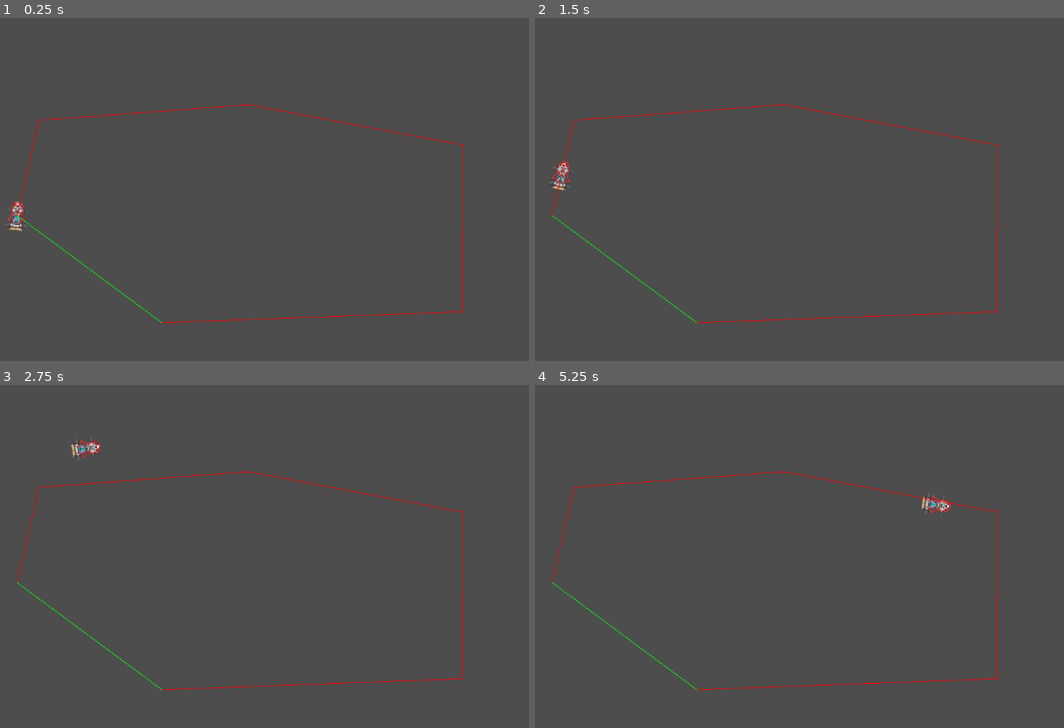
Above: before the commit, frames 1-4 (two rows, left to right).
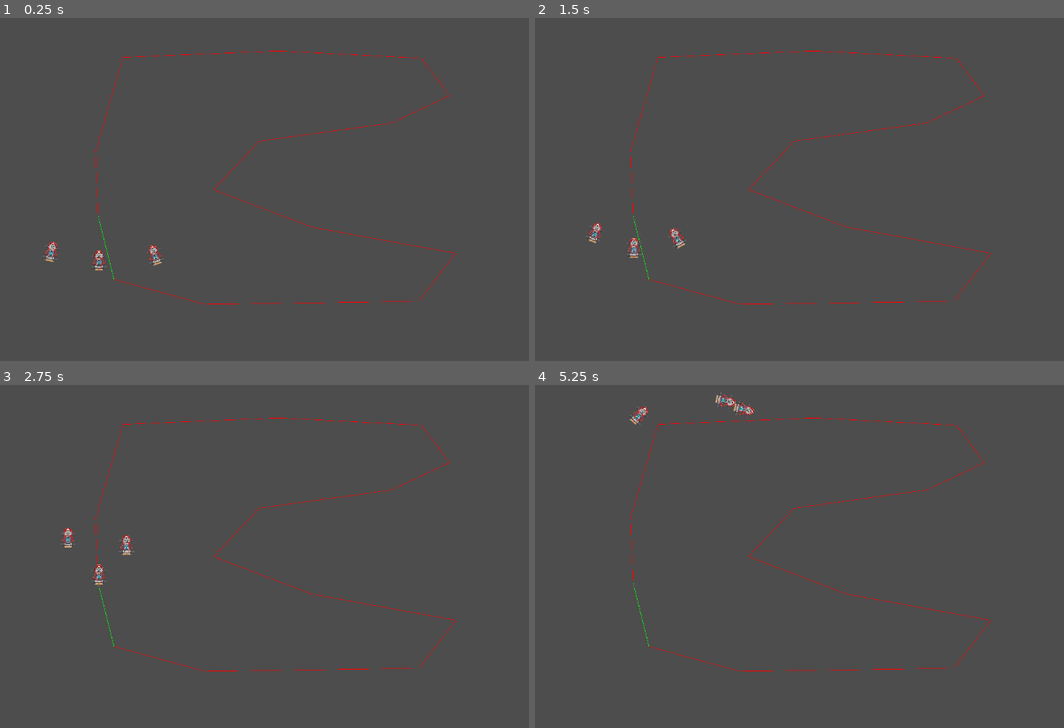
Above: after the commit, the same moments.

Repository: prathamshah2207/LudumDare56-Tiny_Racing
Game: Godot game, scene res://Scenes/bot_test_scene.tscn
The game is run twice, just before and just after one commit, with the same random seed, the same clock (stepped at 60 frames per second) and the same inputs.
Inputs:
- Up to frame 1 (0.25 s): no input
- Up to frame 2 (1.5 s): no input
- Up to frame 3 (2.75 s): no input
- Up to frame 4 (5.25 s): no input

The runs differ from the first frame. In frame 1, 1.7% of the frame differs, in the area x 1-88%, y 9-89%; in frame 2, 1.7%; in frame 3, 1.8%, in the area x 3-88%, y 9-89%; in frame 4, 1.8%.

Commit message:
Pratham: Changed the working system of bots where they now try to be close to the waypoints and they compete better and drift better

Diff:
--- a/Scenes/ai_bot.tscn
+++ b/Scenes/ai_bot.tscn
@@ -4,12 +4,15 @@
 [ext_resource type="Script" path="res://Scripts/ai_bot.gd" id="1_koa2u"]
 
 [sub_resource type="PhysicsMaterial" id="PhysicsMaterial_6nvfs"]
+bounce = 1.2
 
 [sub_resource type="RectangleShape2D" id="RectangleShape2D_ldwdx"]
 size = Vector2(70, 92)
 
 [node name="AIBot" type="RigidBody2D"]
 physics_material_override = SubResource("PhysicsMaterial_6nvfs")
+center_of_mass_mode = 1
+center_of_mass = Vector2(0, 30)
 contact_monitor = true
 max_contacts_reported = 5
 linear_damp_mode = 1
@@ -17,7 +20,10 @@
 angular_damp_mode = 1
 angular_damp = 10.0
 script = ExtResource("1_koa2u")
-turn_speed = 4.0
+acceleration = 100.0
+turn_speed = 7.5
+drift_multiplier = 1.3
+min_distance_to_reach_waypoint = 10.0
 
 [node name="Sprite2D" type="Sprite2D" parent="."]
 texture_filter = 1
--- a/Scenes/bot_test_scene.tscn
+++ b/Scenes/bot_test_scene.tscn
@@ -2,15 +2,12 @@
 
 [ext_resource type="PackedScene" uid="uid://dyj0vxtdewvf4" path="res://Scenes/ai_bot.tscn" id="1_o1dyd"]
 [ext_resource type="PackedScene" uid="uid://chv831vy0bxmg" path="res://Scenes/waypoint_manager.tscn" id="2_rtadq"]
-[ext_resource type="PackedScene" uid="uid://br8yilt84jai3" path="res://Scenes/waypoint_node.tscn" id="3_1yrk8"]
+[ext_resource type="PackedScene" uid="uid://br8yilt84jai3" path="res://Scenes/line_node.tscn" id="3_1yrk8"]
 
 [node name="Bot_TestScene" type="Node2D"]
 
-[node name="Camera2D" type="Camera2D" parent="."]
-zoom = Vector2(0.5, 0.5)
-
 [node name="AIBot" parent="." instance=ExtResource("1_o1dyd")]
-position = Vector2(-881, 0)
+position = Vector2(-1104, 165)
 
 [node name="WaypointManager" parent="." instance=ExtResource("2_rtadq")]
 
@@ -18,16 +15,49 @@
 position = Vector2(-880, 0)
 
 [node name="WaypointNode2" parent="WaypointManager" instance=ExtResource("3_1yrk8")]
-position = Vector2(-809, -311)
+position = Vector2(-892, -298)
 
 [node name="WaypointNode3" parent="WaypointManager" instance=ExtResource("3_1yrk8")]
-position = Vector2(-125, -362)
+position = Vector2(-764, -738)
 
 [node name="WaypointNode4" parent="WaypointManager" instance=ExtResource("3_1yrk8")]
-position = Vector2(574, -230)
+position = Vector2(-39, -768)
+
+[node name="WaypointNode7" parent="WaypointManager" instance=ExtResource("3_1yrk8")]
+position = Vector2(626, -734)
+
+[node name="WaypointNode8" parent="WaypointManager" instance=ExtResource("3_1yrk8")]
+position = Vector2(756, -559)
+
+[node name="WaypointNode9" parent="WaypointManager" instance=ExtResource("3_1yrk8")]
+position = Vector2(487, -432)
+
+[node name="WaypointNode10" parent="WaypointManager" instance=ExtResource("3_1yrk8")]
+position = Vector2(-130, -347)
+
+[node name="WaypointNode11" parent="WaypointManager" instance=ExtResource("3_1yrk8")]
+position = Vector2(-342, -121)
+
+[node name="WaypointNode12" parent="WaypointManager" instance=ExtResource("3_1yrk8")]
+position = Vector2(116, 54)
+
+[node name="WaypointNode13" parent="WaypointManager" instance=ExtResource("3_1yrk8")]
+position = Vector2(786, 176)
 
 [node name="WaypointNode5" parent="WaypointManager" instance=ExtResource("3_1yrk8")]
-position = Vector2(570, 314)
+position = Vector2(614, 400)
 
 [node name="WaypointNode6" parent="WaypointManager" instance=ExtResource("3_1yrk8")]
-position = Vector2(-408, 350)
+position = Vector2(-382, 414)
+
+[node name="WaypointNode14" parent="WaypointManager" instance=ExtResource("3_1yrk8")]
+position = Vector2(-806, 298)
+
+[node name="Camera2D" type="Camera2D" parent="."]
+zoom = Vector2(0.35, 0.35)
+
+[node name="AIBot2" parent="." instance=ExtResource("1_o1dyd")]
+position = Vector2(-876, 207)
+
+[node name="AIBot3" parent="." instance=ExtResource("1_o1dyd")]
+position = Vector2(-607, 180)
--- a/Scenes/waypoint_node.tscn
+++ b/Scenes/line_node.tscn
@@ -2,5 +2,9 @@
 
 [ext_resource type="Script" path="res://Scripts/waypoint_node.gd" id="1_cdmpe"]
 
-[node name="WaypointNode" type="Node2D"]
+[node name="LineNode" type="Node2D"]
 script = ExtResource("1_cdmpe")
+
+[node name="Line2D" type="Line2D" parent="."]
+points = PackedVector2Array(-150, 0, 150, 0)
+width = 5.0
--- a/Scripts/ai_bot.gd
+++ b/Scripts/ai_bot.gd
@@ -1,10 +1,11 @@
 extends RigidBody2D
 
-@export var speed := 500.0  # Max speed
-@export var acceleration := 200.0  # How fast it accelerates to max speed
+@export var speed := randf_range(400.0, 600.0)  # Max speed
+@export var acceleration := randf_range(150.0, 250.0)  # How fast it accelerates to max speed
 @export var turn_speed := 5.0  # Max angular velocity for turning
 @export var drift_threshold := 0.2  # Threshold for drifting
-@export var min_distance_to_reach_waypoint := 10.0  # Distance threshold for waypoint switch
+@export var drift_multiplier := 0.9
+@export var min_distance_to_reach_waypoint := 50.0  # Distance threshold for waypoint switch
 
 var current_waypoint : Node2D = null
 var waypoint_manager : Node2D = null
@@ -14,20 +15,23 @@
 var last_direction := Vector2.ZERO  # Store last direction for drifting
 
 func _ready():
+	# Dynamically search for WaypointManager in the scene tree
 	get_tree().create_timer(0.1).connect("timeout", _start_moving)
 
 func _start_moving():
 	waypoint_manager = get_tree().root.get_node(root_name).find_child("WaypointManager", true, false)
 	if waypoint_manager:
-		current_waypoint = waypoint_manager.waypoints[0]
+		current_waypoint = waypoint_manager.waypoints[0]  # Set the first waypoint
 	else:
 		print("Cannot find WaypointManager")
 
 func _physics_process(delta: float):
 	linear_velocity = Vector2.ZERO
 	if current_waypoint:
-		var direction_to_waypoint = current_waypoint.global_position - global_position
-		var target_angle = global_position.angle_to_point(current_waypoint.global_position)
+
+		var closest_point = current_waypoint.get_closest_point_on_line(global_position)
+		var direction_to_waypoint = closest_point - global_position
+		var target_angle = global_position.angle_to_point(closest_point)
 
 		# Calculate angle difference between current facing direction and the waypoint
 		var angle_diff = target_angle - deg_to_rad(rotation_degrees - 90)
@@ -36,13 +40,12 @@
 		# Set angular velocity to turn the car based on angle difference
 		angular_velocity = angle_diff * turn_speed
 
-		print(rad_to_deg(angular_velocity))
 		# Gradually increase speed until max speed is reached
 		current_speed = min(current_speed + acceleration * delta, speed)
 
 		# Drifting and retaining speed in the previous direction while turning
-		if abs(angular_velocity) > drift_threshold:
-			linear_velocity += last_direction * current_speed * 0.8  # Drift effect: slightly reduce speed during drift
+		if abs(rad_to_deg(angular_velocity)) > drift_threshold:
+			linear_velocity += last_direction * current_speed * drift_multiplier  # Drift effect: slightly reduce speed during drift
 			linear_velocity += Vector2(0, -current_speed * 0.2).rotated(rotation)
 		else:
 			linear_velocity += Vector2(0, -current_speed).rotated(rotation)  # Normal speed when aligned
@@ -51,6 +54,6 @@
 		last_direction = linear_velocity.normalized()
 
 		# Switch to the next waypoint if close enough
-		if global_position.distance_to(current_waypoint.global_position) < min_distance_to_reach_waypoint:
-			print(current_waypoint.name + " reached")
+		if global_position.distance_to(closest_point) < min_distance_to_reach_waypoint:
+			#print(current_waypoint.name + " reached")
 			current_waypoint = current_waypoint.get_next_waypoint()
--- a/Scripts/waypoint_node.gd
+++ b/Scripts/waypoint_node.gd
@@ -1,10 +1,33 @@
 extends Node2D
 
-@export var min_distance_to_reach_waypoint := 5.0
 var next_waypoint : Node2D = null
+@onready var line_2d: Line2D = $Line2D
+var start_point: Vector2
+var end_point: Vector2
+
+func _ready() -> void:
+	start_point = global_position + line_2d.points[0]
+	end_point = global_position + line_2d.points[1]
+	line_2d.visible = false
 
 func set_next_waypoint(next: Node2D):
 	next_waypoint = next
 
 func get_next_waypoint():
 	return next_waypoint
+
+func get_closest_point_on_line(bot_position: Vector2) -> Vector2:
+	var line_direction = end_point - start_point
+	var line_length_squared = line_direction.length_squared()
+
+	# If the line segment is a point, return the start point
+	if line_length_squared == 0:
+		return global_position
+
+	# Calculate the projection of the bot's position onto the line segment
+	var t = (bot_position - start_point).dot(line_direction) / line_length_squared
+	t = clamp(t, 0.0, 1.0)  # Clamp the value to ensure it stays within the segment bounds
+
+	# Compute the closest point on the line segment
+	var closest_point = start_point + t * line_direction
+	return closest_point
